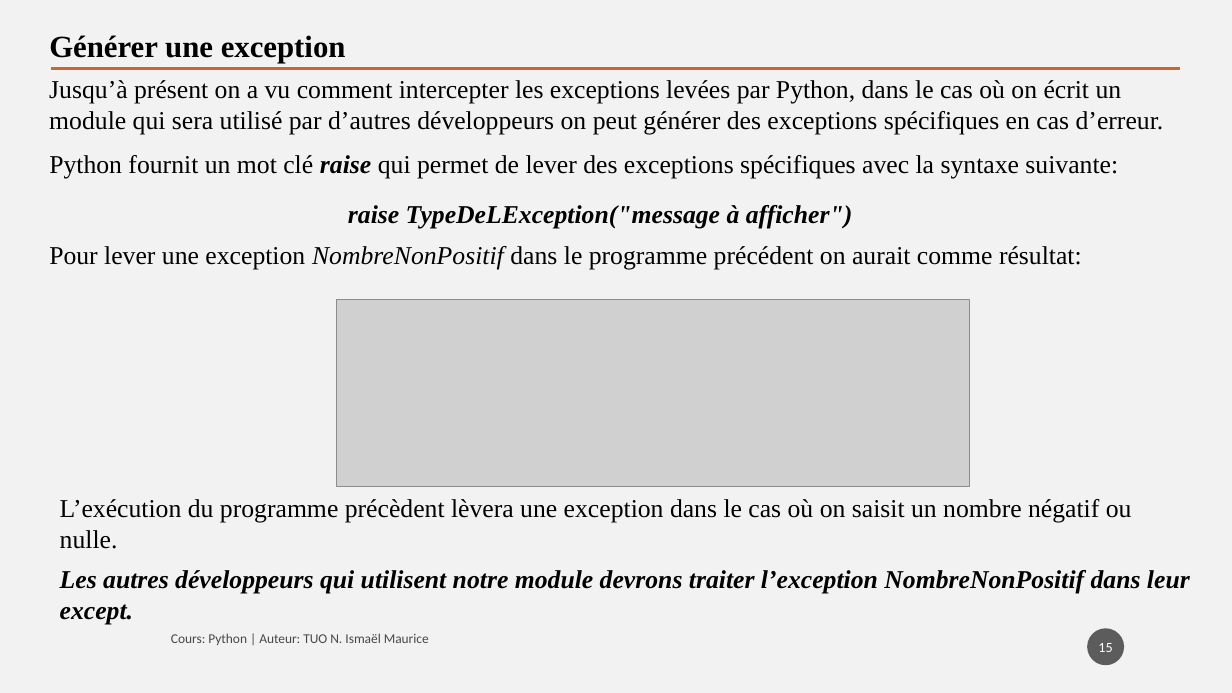
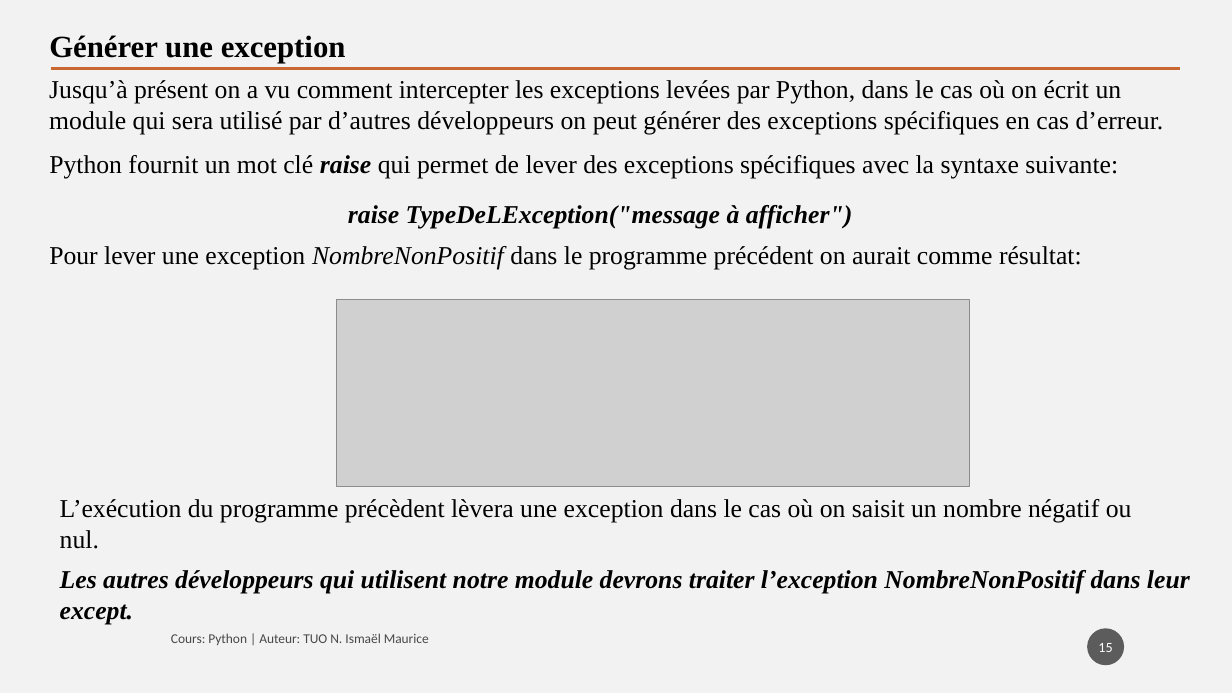
Before and after one commit to tisma95/cours-python, a slide deck: slide 15 of source/Chapitre 7 - Les exceptions.pptx. Drawn at 1232x693 pixels with LibreOffice and Linux fonts; fonts in the diff are those of the drawing; grey boxes stand for pictures. Boxes give left, top, right and bottom in pixels: in the first picture for what was removed or moved away, otherwise in the second. Text is boxed around its words. In the diff, an @@ line names an element or a change of style, - is before the commit and + after.

```diff
--- a/source/Chapitre 7 - Les exceptions.pptx
+++ b/source/Chapitre 7 - Les exceptions.pptx
@@ text at (60, 499, 1132, 549): text changed @@
-L’exécution du programme précèdent lèvera une exception dans le cas où on saisit un nombre négatif ou nulle.
+L’exécution du programme précèdent lèvera une exception dans le cas où on saisit un nombre négatif ou nul.
```
Also in this commit, not shown: 11 other slides changed, 2 other files.
